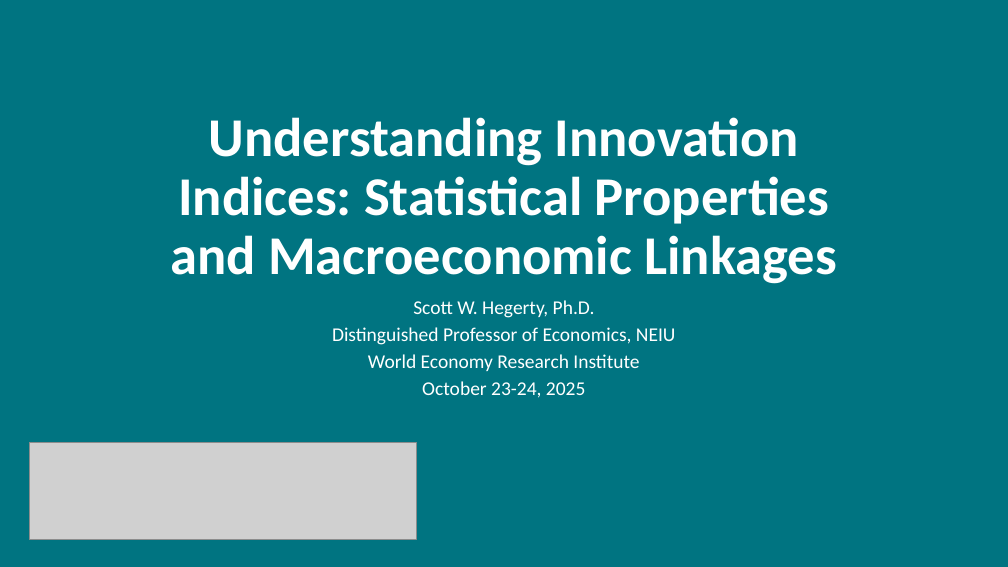
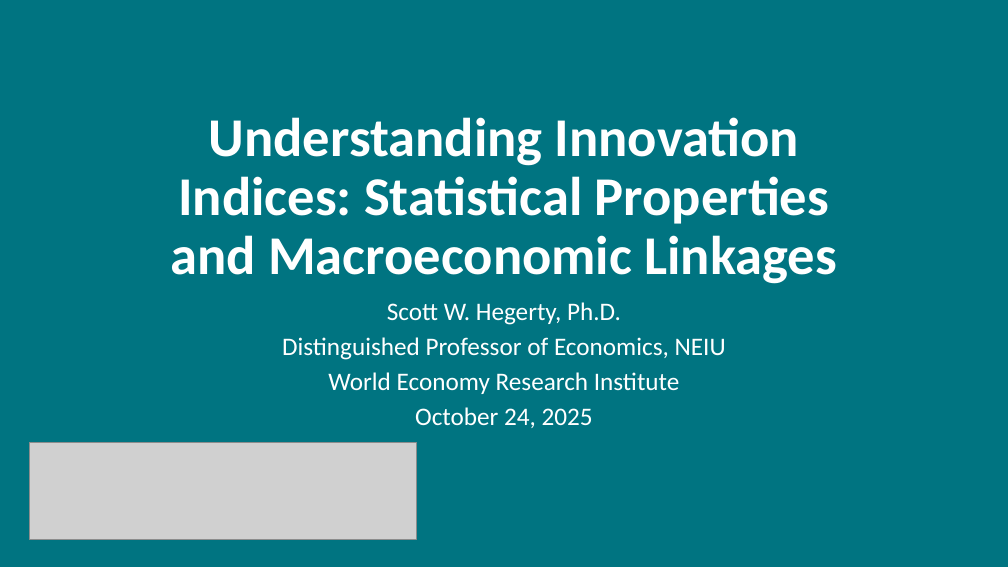
Before and after one commit to hegerty/Collaborations, a slide deck: slide 1 of WERI_Presentation_2025_Hegerty.pptx. Drawn at 1008x567 pixels with LibreOffice and Linux fonts; fonts in the diff are those of the drawing; grey boxes stand for pictures. Boxes give left, top, right and bottom in pixels: in the first picture for what was removed or moved away, otherwise in the second. Text is boxed around its words. In the diff, an @@ line names an element or a change of style, - is before the commit and + after.

```diff
--- a/WERI_Presentation_2025_Hegerty.pptx
+++ b/WERI_Presentation_2025_Hegerty.pptx
@@ subtitle at <box>282,302,726,394</box>: size 18.6 to 24 pt in "Scott W. Hegerty, Ph.D.", "Distinguished Professor of Economics, NEIU", "World Economy Research Institute"; line spacing 0.7 to 0.8; more space between paragraphs @@
@@ subtitle at <box>415,407,593,428</box>: text changed; size 18.6 to 24 pt @@
-October 23-24, 2025
+October 24, 2025
```
Also in this commit, not shown: 17 other slides changed, 2 slides added, 2 slides removed.
